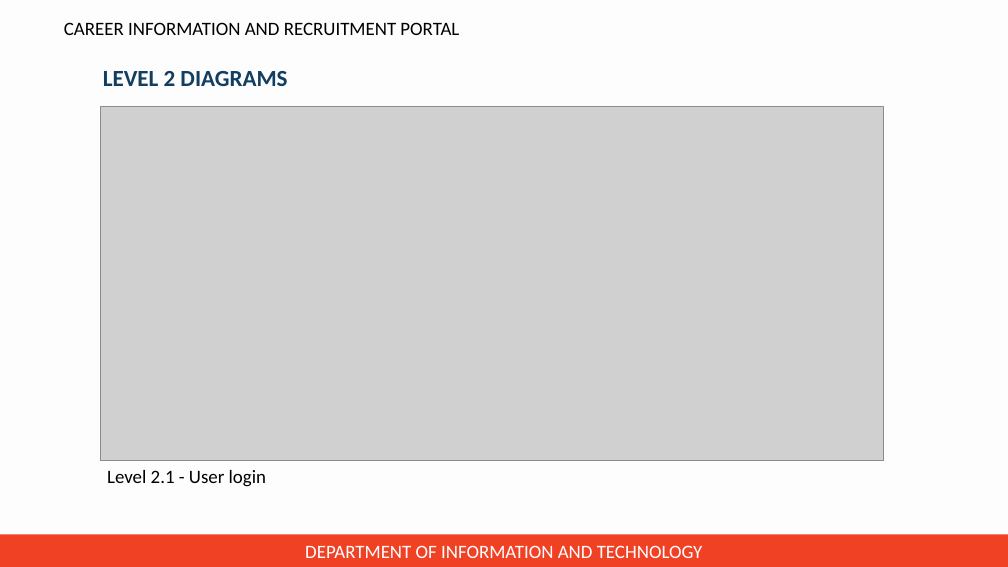
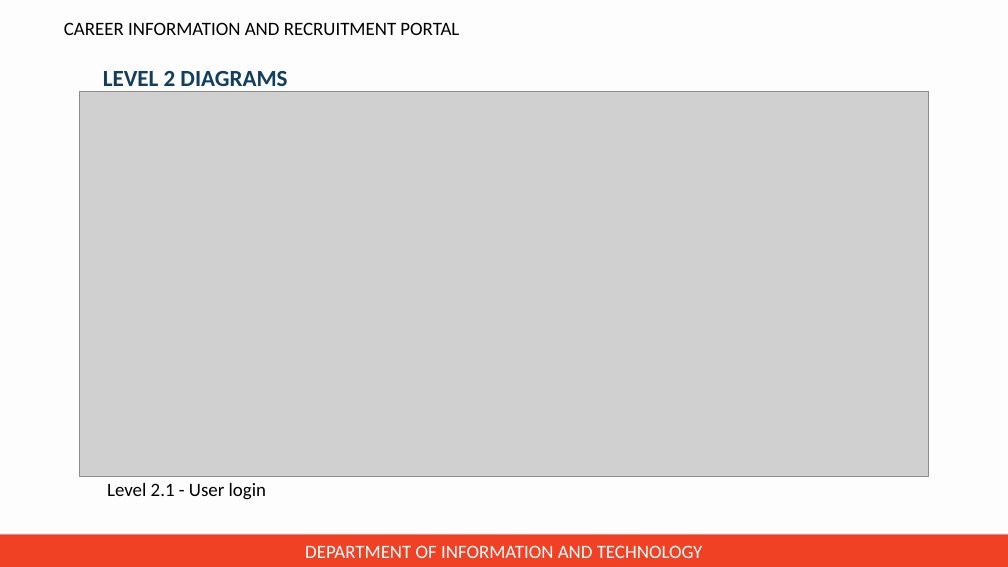
Before and after one commit to jincy-p-janardhanan/Career-Information-and-Recruitment-Portal, a slide deck: slide 23 of Presentation for zeroth review/PPT for zeroth review.pptx. Drawn at 1008x567 pixels with LibreOffice and Linux fonts; fonts in the diff are those of the drawing; grey boxes stand for pictures; background and template pictures are left out. Boxes give left, top, right and bottom in pixels: in the first picture for what was removed or moved away, otherwise in the second. Text is boxed around its words. In the diff, an @@ line names an element or a change of style, - is before the commit and + after.

```diff
--- a/Presentation for zeroth review/PPT for zeroth review.pptx
+++ b/Presentation for zeroth review/PPT for zeroth review.pptx
@@ picture: place and size @@
-picture at box(101, 107, 883, 461)
+picture at box(79, 91, 929, 476)
@@ text "Level 2.1 - User login": place and size @@
-text "Level 2.1 - User login" at box(107, 470, 266, 487)
+text "Level 2.1 - User login" at box(107, 483, 266, 500)
```
Also in this commit, not shown: 18 other slides changed.
